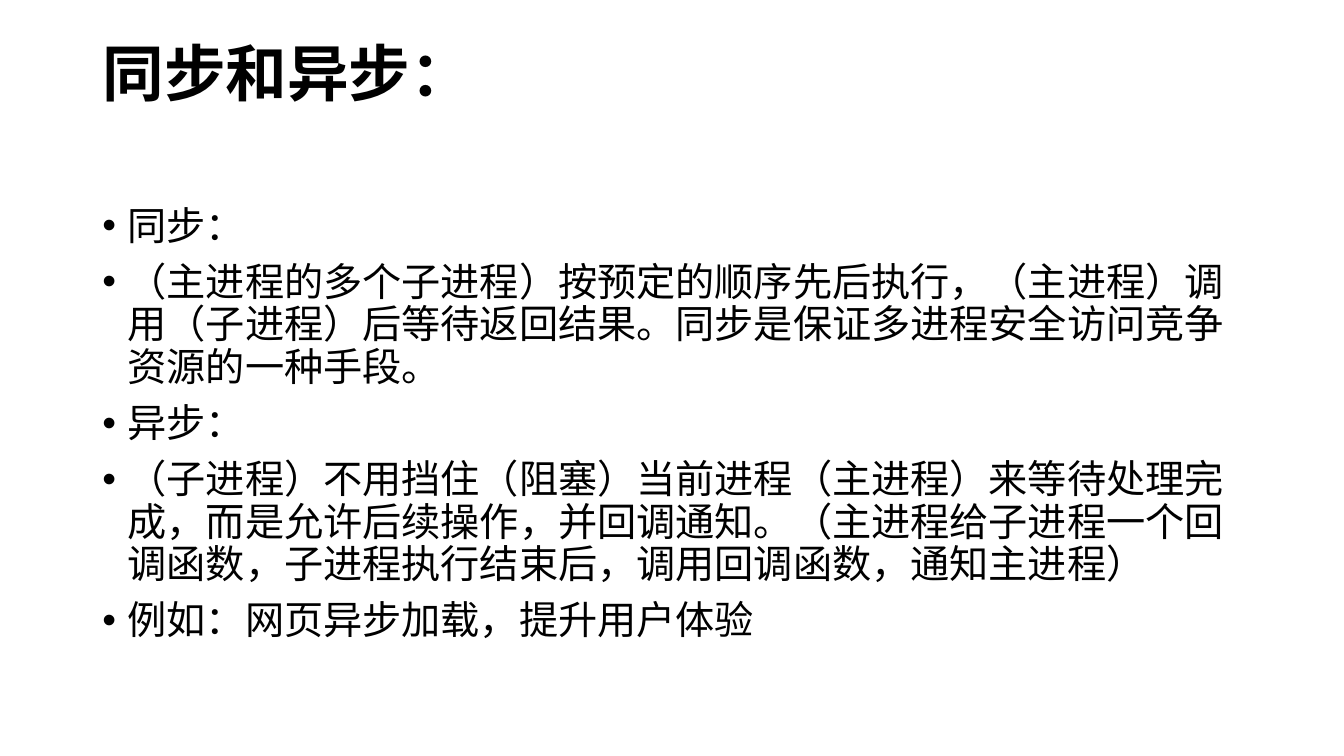
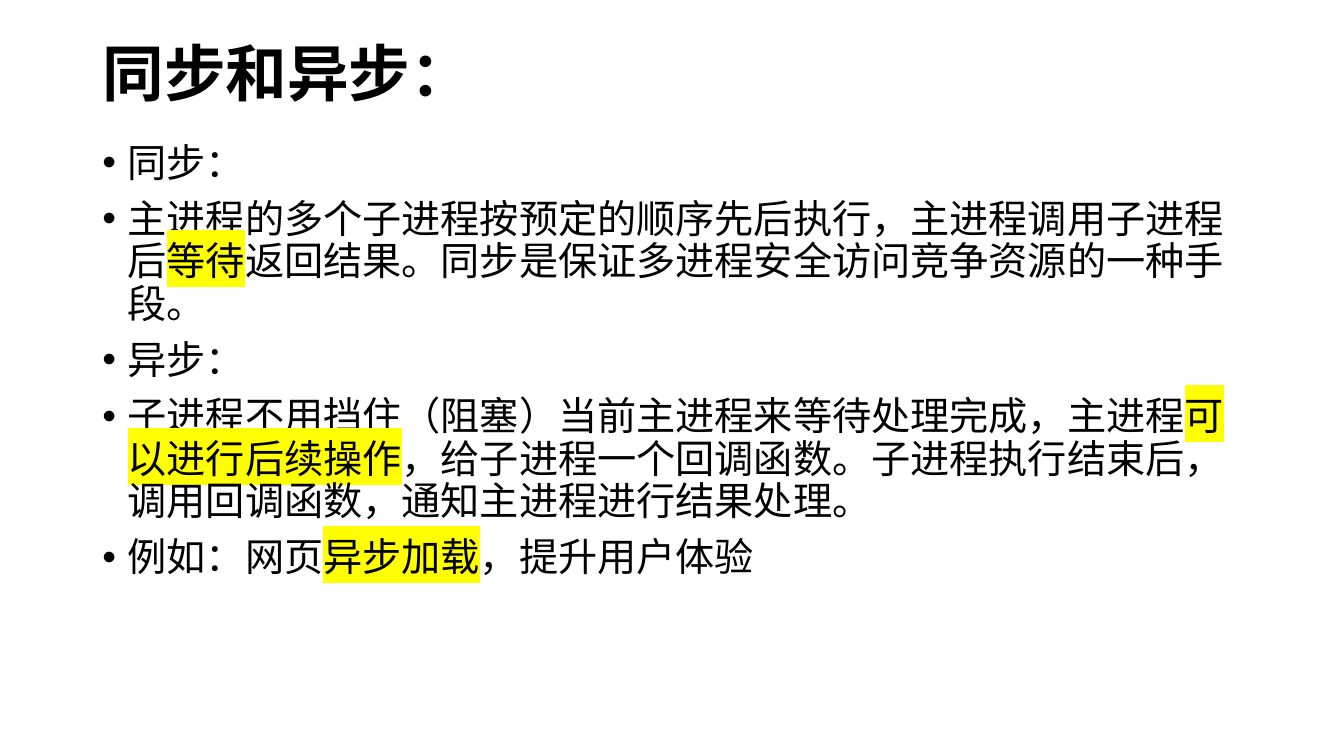
Before and after one commit to lizeyubuaa/pengbeifudao, a slide deck: slide 10 of week13/第十一周多进程.pptx (slide 7 before the commit). Drawn at 1344x756 pixels with LibreOffice and Linux fonts; fonts in the diff are those of the drawing. Boxes give left, top, right and bottom in pixels: in the first picture for what was removed or moved away, otherwise in the second. Text is boxed around its words. In the diff, an @@ line names an element or a change of style, - is before the commit and + after.

```diff
--- a/week13/第十一周多进程.pptx
+++ b/week13/第十一周多进程.pptx
@@ text "同步：" moved from (x1=128, y1=207, x2=1224, y2=638) to (x1=128, y1=144, x2=1224, y2=582) @@
@@ text at (x1=128, y1=200, x2=1224, y2=321): text changed @@
-• （主进程的多个子进程）按预定的顺序先后执行，（主进程）调用（子进程）后等待返回结果。同步是保证多进程安全访问竞争资源的一种手段。
+• 主进程的多个子进程按预定的顺序先后执行，主进程调用子进程后等待返回结果。同步是保证多进程安全访问竞争资源的一种手段。
@@ text at (x1=128, y1=390, x2=1224, y2=519): text changed @@
-• （子进程）不用挡住（阻塞）当前进程（主进程）来等待处理完成，而是允许后续操作，并回调通知。（主进程给子进程一个回调函数，子进程执行结束后，调用回调函数，通知主进程）
+• 子进程不用挡住（阻塞）当前主进程来等待处理完成，主进程可以进行后续操作，给子进程一个回调函数。子进程执行结束后，调用回调函数，通知主进程进行结果处理。
@@ text at (x1=128, y1=531, x2=754, y2=582): highlight none to #FFFF00 in "例如：网页异步加载，提升用户体验" @@
```
Also in this commit, not shown: 14 other slides changed, 3 slides added, 14 other files.
